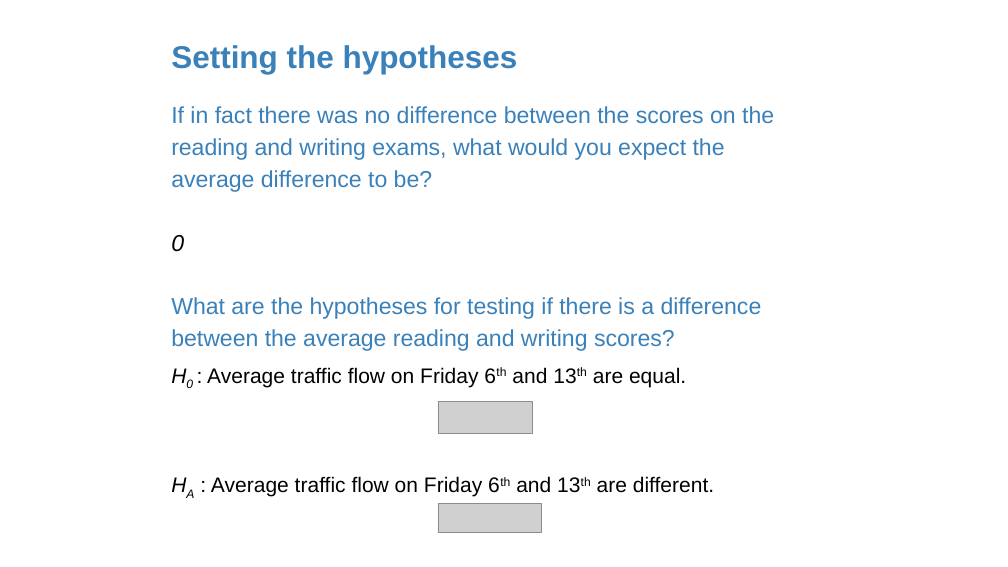
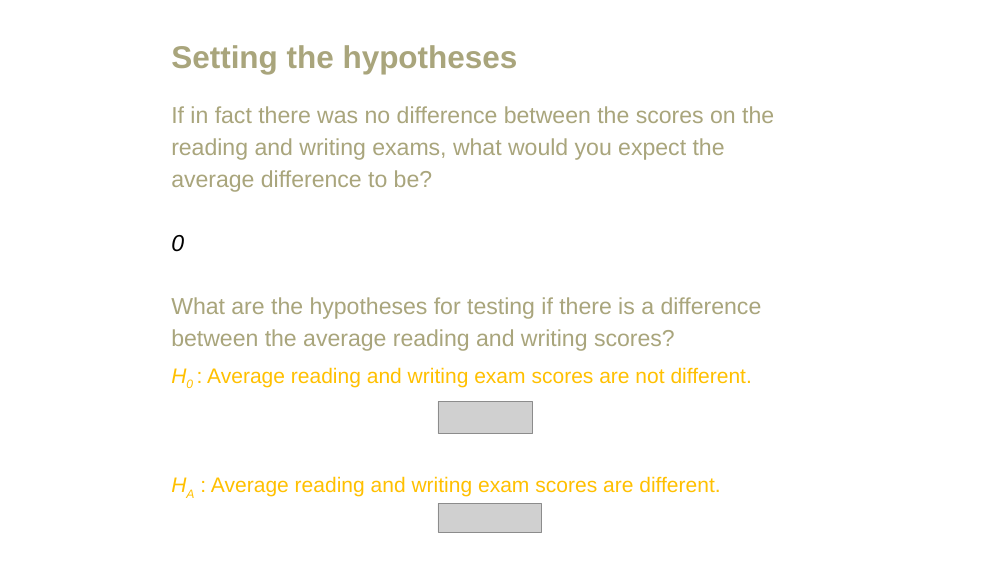
Before and after one commit to amosca01/MATH108-F23, a slide deck: slide 21 of slides/11-paired-data.pptx (slide 14 before the commit). Drawn at 1008x567 pixels with LibreOffice and Linux fonts; fonts in the diff are those of the drawing; grey boxes stand for pictures. Boxes give left, top, right and bottom in pixels: in the first picture for what was removed or moved away, otherwise in the second. Text is boxed around its words. In the diff, an @@ line names an element or a change of style, - is before the commit and + after.

```diff
--- a/slides/11-paired-data.pptx
+++ b/slides/11-paired-data.pptx
@@ text "Setting the hypotheses" at [171, 45, 518, 74]: text colour #3A81BA to #A9A57C @@
@@ text at [171, 106, 774, 351]: text colour #3A81BA to #A9A57C in "If in fact there was no difference ...", "What are the hypotheses for testing if ..." @@
@@ text at [207, 367, 752, 497]: text changed; text colour #000000 to #FFC000 @@
-H0 : Average traffic flow on Friday 6th and 13th are equal.
-HA : Average traffic flow on Friday 6th and 13th are different.
+H0 : Average reading and writing exam scores are not different.
+HA : Average reading and writing exam scores are different.
```
Also in this commit, not shown: 22 other slides changed, 14 slides added, 1 slide removed, 11 other files.
